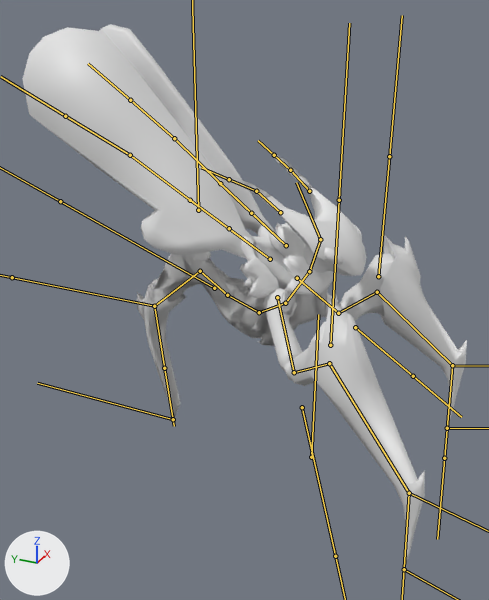
An edit to the FBX model SS2-Project/Assets/Starstorm2/AssetStorm/Base/Characters/Chirr/fbxChirrMastery.fbx, drawn before and after from the same camera.
One viewpoint serves both versions: a 50 mm lens placed at (-0.0811, -0.0252, 0.0651), pointed at (-0.0022, 0.0102, 0.0257). Arrows for +X, +Y and +Z are at lower left; the lights stay in place. Both versions are drawn at the pose saved in each file; the numbers are the values there. The bones that bend it are drawn over the model as lines.

In view in the first picture: 'MothChirr'.
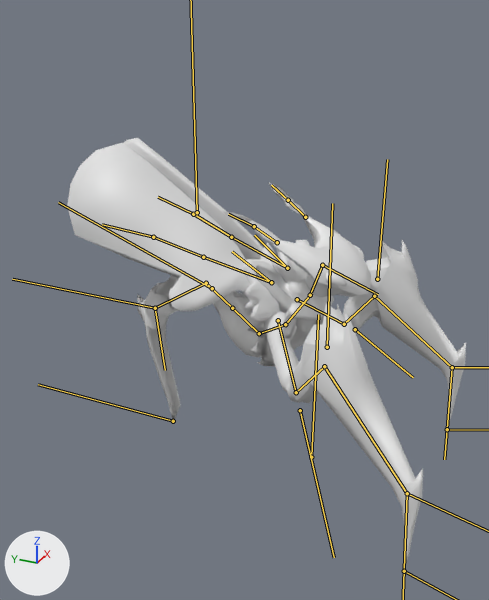
Location of each change, (x1, y1, x2, y2) in pixels of the pictures (489 x 600 px):
```json
{"object": "MothChirr", "change": "posed", "before": [22, 24, 467, 571], "after": [67, 138, 466, 572], "on screen": "10% narrower, 21% shorter"}
{"bone": "base", "before": "(259, 312) to (259, 312)", "after": "(259, 333) to (259, 333)"}
{"bone": "Torso.2", "before": "(285, 303) to (311, 268)", "after": "(285, 324) to (312, 293)"}
{"bone": "Neck", "before": "(309, 271) to (320, 239)", "after": "(310, 295) to (322, 265)"}
{"bone": "Head", "before": "(320, 239) to (321, 239)", "after": "(322, 265) to (378, 294)"}
{"bone": "Antenna.l", "before": "(309, 191) to (290, 170)", "after": "(305, 217) to (288, 200)"}
{"bone": "Antenna.r", "before": "(280, 212) to (256, 191)", "after": "(277, 242) to (254, 226)"}
{"bone": "UpperArm.r", "before": "(277, 297) to (294, 372)", "after": "(278, 320) to (296, 392)"}
{"bone": "LowerArm.r", "before": "(294, 372) to (329, 363)", "after": "(296, 392) to (324, 366)"}
{"bone": "Claw.1.r", "before": "(329, 363) to (409, 493)", "after": "(324, 366) to (407, 493)"}
{"bone": "UpperArm.l", "before": "(297, 278) to (338, 313)", "after": "(297, 299) to (344, 324)"}
{"bone": "LowerArm.l", "before": "(338, 313) to (377, 292)", "after": "(344, 324) to (374, 296)"}
{"bone": "Claw.1.l", "before": "(377, 292) to (452, 365)", "after": "(374, 296) to (452, 367)"}
{"bone": "Claw.2.l", "before": "(452, 365) to (444, 458)", "after": "(452, 367) to (444, 459)"}
{"bone": "Wing.1.r", "before": "(270, 259) to (190, 200)", "after": "(271, 282) to (203, 257)"}
{"bone": "Wing.1.l", "before": "(286, 245) to (220, 183)", "after": "(287, 268) to (231, 237)"}
{"bone": "Abdomen.1", "before": "(259, 312) to (227, 295)", "after": "(259, 333) to (232, 308)"}
{"bone": "Abdomen.2", "before": "(227, 295) to (200, 271)", "after": "(232, 308) to (206, 283)"}
{"bone": "HindLeg.1", "before": "(200, 271) to (154, 306)", "after": "(206, 283) to (155, 308)"}
{"bone": "HindLeg.2", "before": "(154, 306) to (164, 368)", "after": "(155, 308) to (165, 370)"}
```

Scene script edits in JSON lines:
```json
{"block": "bone_base", "where": "bone_base = bpy.data.objects['ChirrArmature'].pose.bones['base']  # child of 'root'"}
{"op": "set", "path": "bone_base.location", "old": "(0.0, 0.0, 0.0)", "new": "(0.0, -0.33, 0.0)"}
{"block": "bone_torso_2", "where": "bone_torso_2 = bpy.data.objects['ChirrArmature'].pose.bones['Torso.2']  # child of 'Torso.1'"}
{"op": "set", "path": "bone_torso_2.rotation_quaternion", "old": "(1.0, 0.0, 0.0, 0.0)", "new": "(1.0, -0.008, 0.0, 0.0)", "note": "degrees (0, 0, 0) -> degrees (-1, 0, 0)"}
{"block": "bone_neck", "where": "bone_neck = bpy.data.objects['ChirrArmature'].pose.bones['Neck']  # child of 'Torso.2'"}
{"op": "set", "path": "bone_neck.rotation_quaternion", "old": "(1.0, 0.0, 0.0, 0.0)", "new": "(1.0, -0.007, 0.018, 0.006)", "note": "degrees (0, 0, 0) -> degrees (-1, 2, 1)"}
{"block": "bone_head", "where": "bone_head = bpy.data.objects['ChirrArmature'].pose.bones['Head']  # child of 'Neck'"}
{"op": "set", "path": "bone_head.rotation_quaternion", "old": "(1.0, 0.0, 0.0, 0.0)", "new": "(0.993, 0.113, 0.018, -0.009)", "note": "degrees (0, 0, 0) -> degrees (13, 2, -1)"}
{"block": "bone_antenna_l", "where": "bone_antenna_l = bpy.data.objects['ChirrArmature'].pose.bones['Antenna.l']  # child of 'Head'"}
{"op": "set", "path": "bone_antenna_l.rotation_quaternion", "old": "(1.0, 0.0, 0.0, 0.0)", "new": "(0.996, 0.087, 0.026, -0.012)", "note": "degrees (0, 0, 0) -> degrees (10, 3, -1)"}
{"block": "bone_antenna_r", "where": "bone_antenna_r = bpy.data.objects['ChirrArmature'].pose.bones['Antenna.r']  # child of 'Head'"}
{"op": "set", "path": "bone_antenna_r.rotation_quaternion", "old": "(1.0, 0.0, 0.0, 0.0)", "new": "(0.996, 0.091, -0.009, -0.002)", "note": "degrees (0, 0, 0) -> degrees (10, -1, 0)"}
{"block": "bone_upperarm_r", "where": "bone_upperarm_r = bpy.data.objects['ChirrArmature'].pose.bones['UpperArm.r']  # child of 'Torso.2'"}
{"op": "set", "path": "bone_upperarm_r.rotation_quaternion", "old": "(1.0, 0.0, 0.0, 0.0)", "new": "(0.998, 0.002, 0.0, -0.067)", "note": "degrees (0, 0, 0) -> degrees (0, 0, -8)"}
{"block": "bone_lowerarm_r", "where": "bone_lowerarm_r = bpy.data.objects['ChirrArmature'].pose.bones['LowerArm.r']  # child of 'UpperArm.r'"}
{"op": "set", "path": "bone_lowerarm_r.rotation_quaternion", "old": "(1.0, 0.0, 0.0, 0.0)", "new": "(0.991, 0.017, 0.023, -0.128)", "note": "degrees (0, 0, 0) -> degrees (2, 3, -15)"}
{"block": "bone_claw_1_r", "where": "bone_claw_1_r = bpy.data.objects['ChirrArmature'].pose.bones['Claw.1.r']  # child of 'LowerArm.r'"}
{"op": "set", "path": "bone_claw_1_r.rotation_quaternion", "old": "(1.0, 0.0, 0.0, 0.0)", "new": "(0.988, 0.001, 0.0, 0.152)", "note": "degrees (0, 0, 0) -> degrees (0, 0, 17)"}
{"block": "bone_claw_2_r", "where": "bone_claw_2_r = bpy.data.objects['ChirrArmature'].pose.bones['Claw.2.r']  # child of 'Claw.1.r'"}
{"op": "set", "path": "bone_claw_2_r.rotation_quaternion", "old": "(1.0, 0.0, 0.0, 0.0)", "new": "(0.999, 0.027, 0.034, 0.005)", "note": "degrees (0, 0, 0) -> degrees (3, 4, 1)"}
{"block": "bone_upperarm_l", "where": "bone_upperarm_l = bpy.data.objects['ChirrArmature'].pose.bones['UpperArm.l']  # child of 'Torso.2'"}
{"op": "set", "path": "bone_upperarm_l.rotation_quaternion", "old": "(1.0, 0.0, 0.0, 0.0)", "new": "(0.996, 0.0, 0.0, 0.089)", "note": "degrees (0, 0, 0) -> degrees (0, 0, 10)"}
{"block": "bone_lowerarm_l", "where": "bone_lowerarm_l = bpy.data.objects['ChirrArmature'].pose.bones['LowerArm.l']  # child of 'UpperArm.l'"}
{"op": "set", "path": "bone_lowerarm_l.rotation_quaternion", "old": "(1.0, 0.0, 0.0, 0.0)", "new": "(0.995, 0.001, -0.037, 0.089)", "note": "degrees (0, 0, 0) -> degrees (0, -4, 10)"}
{"block": "bone_claw_1_l", "where": "bone_claw_1_l = bpy.data.objects['ChirrArmature'].pose.bones['Claw.1.l']  # child of 'LowerArm.l'"}
{"op": "set", "path": "bone_claw_1_l.rotation_quaternion", "old": "(1.0, 0.0, 0.0, 0.0)", "new": "(0.991, 0.001, 0.0, -0.138)", "note": "degrees (0, 0, 0) -> degrees (0, 0, -16)"}
{"block": "bone_claw_2_l", "where": "bone_claw_2_l = bpy.data.objects['ChirrArmature'].pose.bones['Claw.2.l']  # child of 'Claw.1.l'"}
{"op": "set", "path": "bone_claw_2_l.rotation_quaternion", "old": "(1.0, 0.0, 0.0, 0.0)", "new": "(0.999, 0.022, -0.028, -0.009)", "note": "degrees (0, 0, 0) -> degrees (3, -3, -1)"}
{"block": "bone_wing_1_r", "where": "bone_wing_1_r = bpy.data.objects['ChirrArmature'].pose.bones['Wing.1.r']  # child of 'Torso.2'"}
{"op": "set", "path": "bone_wing_1_r.rotation_quaternion", "old": "(1.0, 0.0, 0.0, 0.0)", "new": "(0.983, -0.164, 0.077, 0.0)", "note": "degrees (0, 0, 0) -> degrees (-19, 9, -1)"}
{"op": "set", "path": "bone_wing_1_r.scale", "old": "(1.0, 1.0, 1.0)", "new": "(1.0, 0.76, 1.0)"}
{"block": "bone_wing_1_l", "where": "bone_wing_1_l = bpy.data.objects['ChirrArmature'].pose.bones['Wing.1.l']  # child of 'Torso.2'"}
{"op": "set", "path": "bone_wing_1_l.rotation_quaternion", "old": "(1.0, 0.0, 0.0, 0.0)", "new": "(0.983, -0.164, -0.077, 0.0)", "note": "degrees (0, 0, 0) -> degrees (-19, -9, 1)"}
{"op": "set", "path": "bone_wing_1_l.scale", "old": "(1.0, 1.0, 1.0)", "new": "(1.0, 0.76, 1.0)"}
{"block": "bone_abdomen_1", "where": "bone_abdomen_1 = bpy.data.objects['ChirrArmature'].pose.bones['Abdomen.1']  # child of 'base'"}
{"op": "set", "path": "bone_abdomen_1.rotation_quaternion", "old": "(1.0, 0.0, 0.0, 0.0)", "new": "(0.989, 0.148, 0.0, 0.0)", "note": "degrees (0, 0, 0) -> degrees (17, 0, 0)"}
{"block": "bone_abdomen_2", "where": "bone_abdomen_2 = bpy.data.objects['ChirrArmature'].pose.bones['Abdomen.2']  # child of 'Abdomen.1'"}
{"op": "set", "path": "bone_abdomen_2.rotation_quaternion", "old": "(1.0, 0.0, 0.0, 0.0)", "new": "(0.993, -0.116, -0.007, 0.01)", "note": "degrees (0, 0, 0) -> degrees (-13, -1, 1)"}
{"block": "bone_hindleg_1", "where": "bone_hindleg_1 = bpy.data.objects['ChirrArmature'].pose.bones['HindLeg.1']  # child of 'Abdomen.2'"}
{"op": "set", "path": "bone_hindleg_1.rotation_quaternion", "old": "(1.0, 0.0, 0.0, 0.0)", "new": "(0.999, 0.045, 0.0, 0.0)", "note": "degrees (0, 0, 0) -> degrees (5, 0, 0)"}
{"block": "bone_hindleg_2", "where": "bone_hindleg_2 = bpy.data.objects['ChirrArmature'].pose.bones['HindLeg.2']  # child of 'HindLeg.1'"}
{"op": "set", "path": "bone_hindleg_2.rotation_quaternion", "old": "(1.0, 0.0, 0.0, 0.0)", "new": "(0.997, -0.077, 0.001, 0.012)", "note": "degrees (0, 0, 0) -> degrees (-9, 0, 1)"}
```
